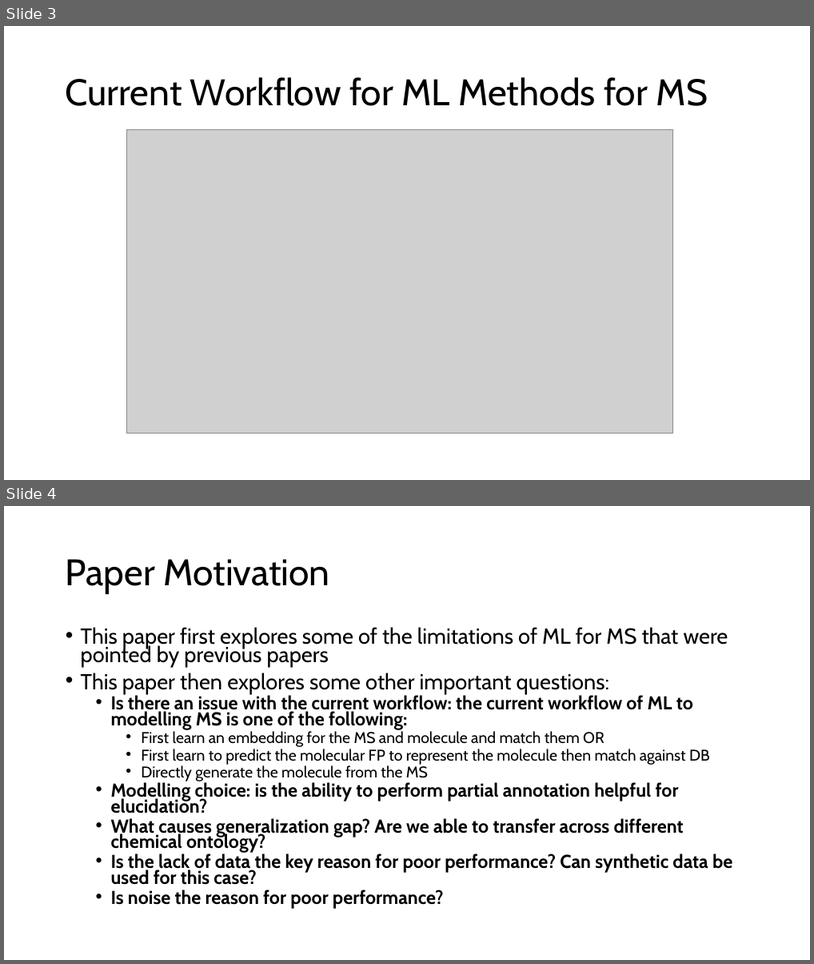
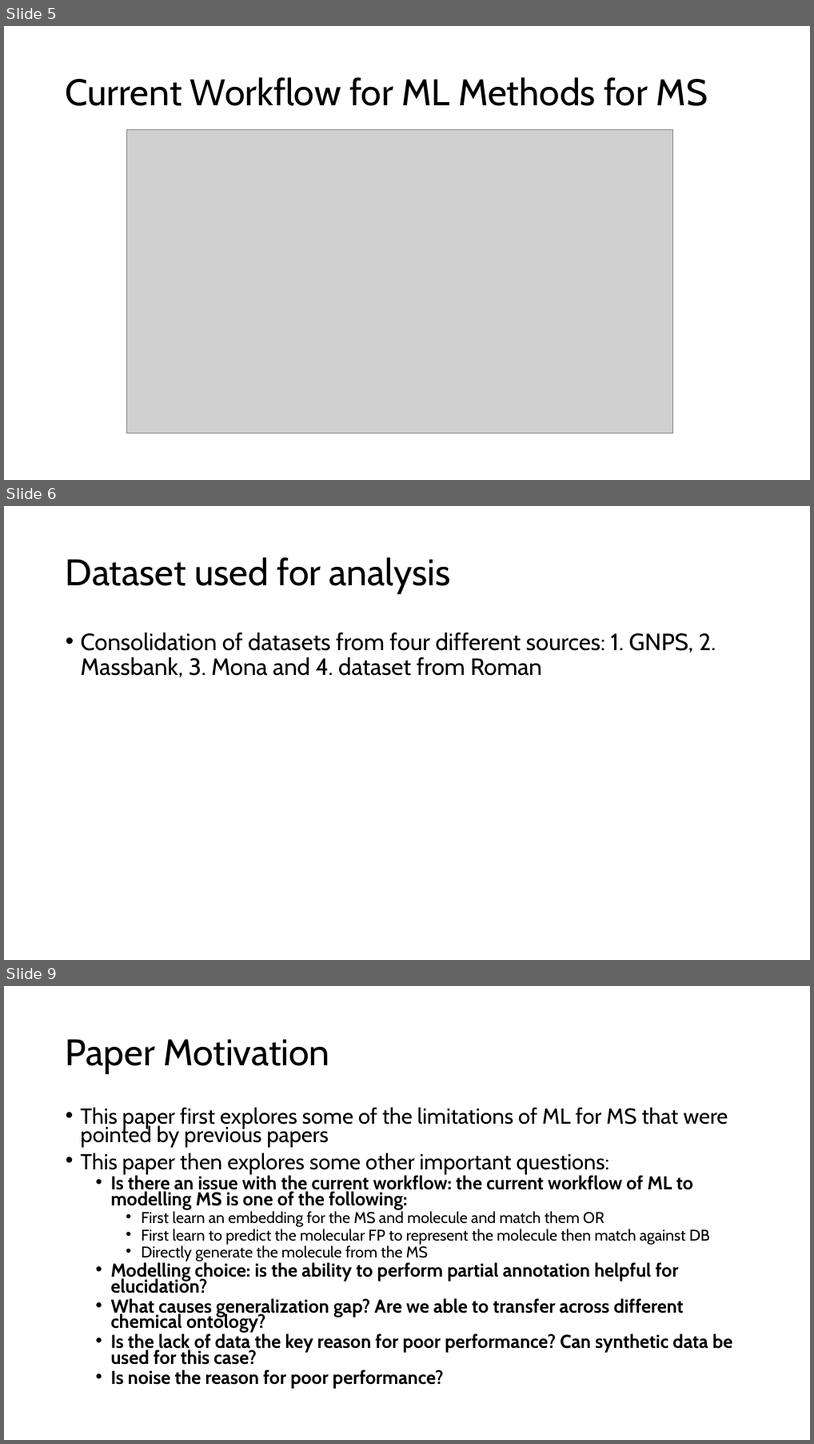
Before and after one commit to serenaklm/ML_MS_analysis, a slide deck: updates/research_report_CSE_w_MSMS.pptx. Shown one above the other, each under a label of ours: slides 3 and 4 before the commit, slides 5, 6 and 9 after it; the slides between them are not shown. The pictures are 814x964 and 814x1444 pixels, drawn with LibreOffice and Linux fonts; fonts in the diff are those of the drawing; grey boxes stand for pictures. Boxes give left, top, right and bottom in pixels: in the first picture for what was removed or moved away, otherwise in the second. Text is boxed around its words. In the diff, an @@ line names an element or a change of style, - is before the commit and + after.

```diff
--- a/updates/research_report_CSE_w_MSMS.pptx
+++ b/updates/research_report_CSE_w_MSMS.pptx
@@ slide 6 added at [4,506,810,960], background #FFFFFF @@
@@ title added at [66,557,451,594], 44 pt, text #000000 @@
+Dataset used for analysis
@@ text added at [81,632,716,677], 28 pt, text #000000 @@
+• Consolidation of datasets from four different sources: 1. GNPS, 2. Massbank, 3. Mona and 4. dataset from Roman
@@ what was slide 3 is now slide 5 @@
@@ what was slide 4 is now slide 9 @@
```
Also in this commit, not shown: 1 slide changed, 4 other slides added, 3 other files.
